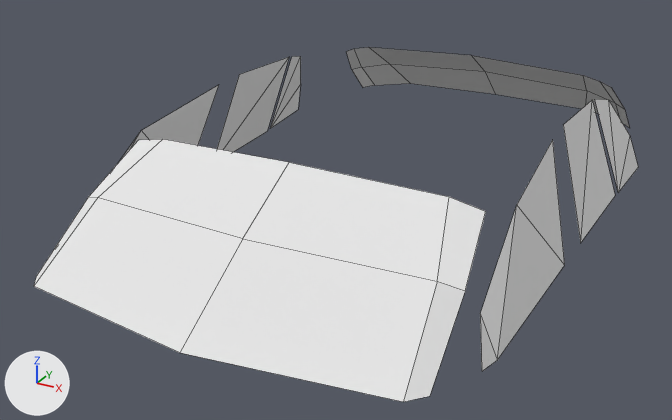
Two versions of the OBJ model data/police_car_glass.obj, one commit apart.
Before and after are seen from a 50 mm lens placed at (1.53, -2.94, 2.51), pointed at (-0.1, 0.03, 1.03). The lights are fixed; the arrows at lower left show +X, +Y and +Z. Mesh edges are drawn as thin lines. Where no turn or scale is listed for an object, it has been applied to the vertices.

The first picture shows 'SM_Veh_Car_Police_Glass_Mesh.001'.
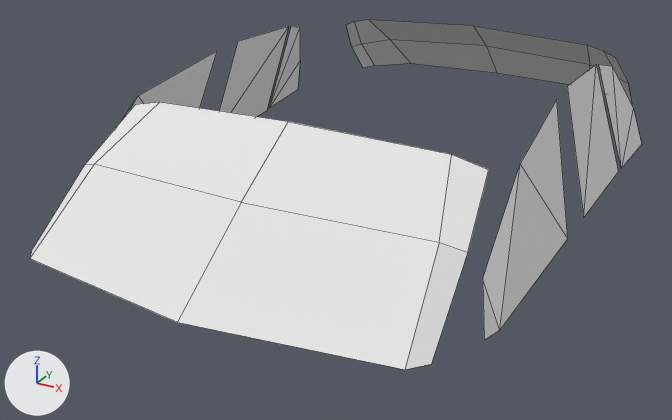
Commit message: police car

What differs and where, as boxes (x1, y1, x2, y2) in the pictures (672 x 420 px; the box of a moved part takes in the faces that stretch with it):
'SM_Veh_Car_Police_Glass_Mesh.001', reshaped
    before: (34, 47, 638, 402)
    after: (30, 20, 642, 370)
part 1 of me_sm_veh_car_police_glass_mesh_001, moved or reshaped
    before: (34, 139, 486, 402)
    after: (30, 102, 489, 370)
part 2 of me_sm_veh_car_police_glass_mesh_001, moved or reshaped
    before: (480, 140, 565, 371)
    after: (483, 100, 568, 340)
part 3 of me_sm_veh_car_police_glass_mesh_001, moved or reshaped
    before: (595, 99, 638, 192)
    after: (599, 64, 642, 169)
part 4 of me_sm_veh_car_police_glass_mesh_001, moved or reshaped
    before: (119, 85, 219, 162)
    after: (122, 51, 217, 120)
part 5 of me_sm_veh_car_police_glass_mesh_001, moved or reshaped
    before: (270, 56, 301, 129)
    after: (270, 26, 300, 108)
part 6 of me_sm_veh_car_police_glass_mesh_001, moved or reshaped
    before: (346, 47, 629, 127)
    after: (346, 20, 632, 104)
part 7 of me_sm_veh_car_police_glass_mesh_001, rebuilt
    before: (217, 57, 289, 152)
    after: (219, 26, 289, 117)
part 8 of me_sm_veh_car_police_glass_mesh_001, rebuilt (6% taller)
    before: (563, 100, 615, 243)
    after: (567, 65, 618, 217)

The change, as a diff of the scene's bpy script:
```diff
--- a/data/police_car_glass.obj.py
+++ b/data/police_car_glass.obj.py
@@ me_sm_veh_car_police_glass_mesh_001 @@
 # used by ob_sm_veh_car_police_glass_mesh_001; location = (0.0, 0.0, 0.0)
-me_sm_veh_car_police_glass_mesh_001.from_pydata(...)  # 66 vertices, 38 faces; spans x -0.86..0.86, y -1.11..1.56, z 1.01..1.44
+me_sm_veh_car_police_glass_mesh_001.from_pydata(...)  # 66 vertices, 38 faces; spans x -0.86..0.86, y -1.11..1.56, z 1.11..1.59
+# me_sm_veh_car_police_glass_mesh_001 part 1: the loose piece of 15 vertices spanning x -0.73..0.73, y -1.11..-0.44, z 1.03..1.42 is scaled about the mesh origin by (1, 1, 1.1)
+# me_sm_veh_car_police_glass_mesh_001 part 2: the loose piece of 6 vertices spanning x 0.71..0.82, y -0.78..0.12, z 1.01..1.43 is scaled about the mesh origin by (1, 1, 1.1)
+# me_sm_veh_car_police_glass_mesh_001 part 3: the loose piece of 5 vertices spanning x 0.71..0.86, y 0.7..1.0, z 1.04..1.42 is scaled about the mesh origin by (1, 1, 1.1)
+# me_sm_veh_car_police_glass_mesh_001 part 4: the loose piece of 6 vertices spanning x -0.82..-0.71, y -0.78..0.12, z 1.01..1.43 is scaled about the mesh origin by (1, 1, 1.1)
+# me_sm_veh_car_police_glass_mesh_001 part 5: the loose piece of 5 vertices spanning x -0.86..-0.71, y 0.7..1.0, z 1.04..1.42 is scaled about the mesh origin by (1, 1, 1.1)
+# me_sm_veh_car_police_glass_mesh_001 part 6: the loose piece of 21 vertices spanning x -0.72..0.72, y 1.15..1.56, z 1.08..1.41 is scaled about the mesh origin by (1, 1, 1.1)
+# me_sm_veh_car_police_glass_mesh_001 part 7: the loose piece of 4 vertices spanning x -0.84..-0.7, y 0.2..0.67, z 1.03..1.44 is rebuilt with 4 vertices and now spans x -0.84..-0.7, y 0.2..0.67, z 1.13..1.59
+# me_sm_veh_car_police_glass_mesh_001 part 8: the loose piece of 4 vertices spanning x 0.7..0.84, y 0.2..0.67, z 1.03..1.44 is rebuilt with 4 vertices and now spans x 0.7..0.84, y 0.2..0.67, z 1.13..1.59
 me_sm_veh_car_police_glass_mesh_001.materials.append(mat_lambert18)
```
